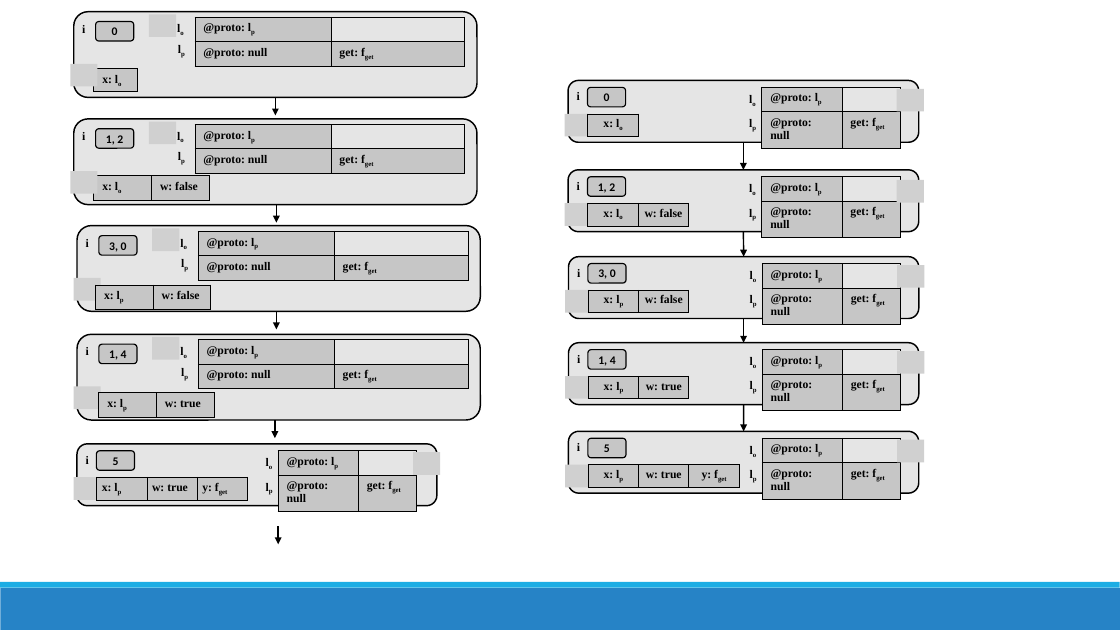
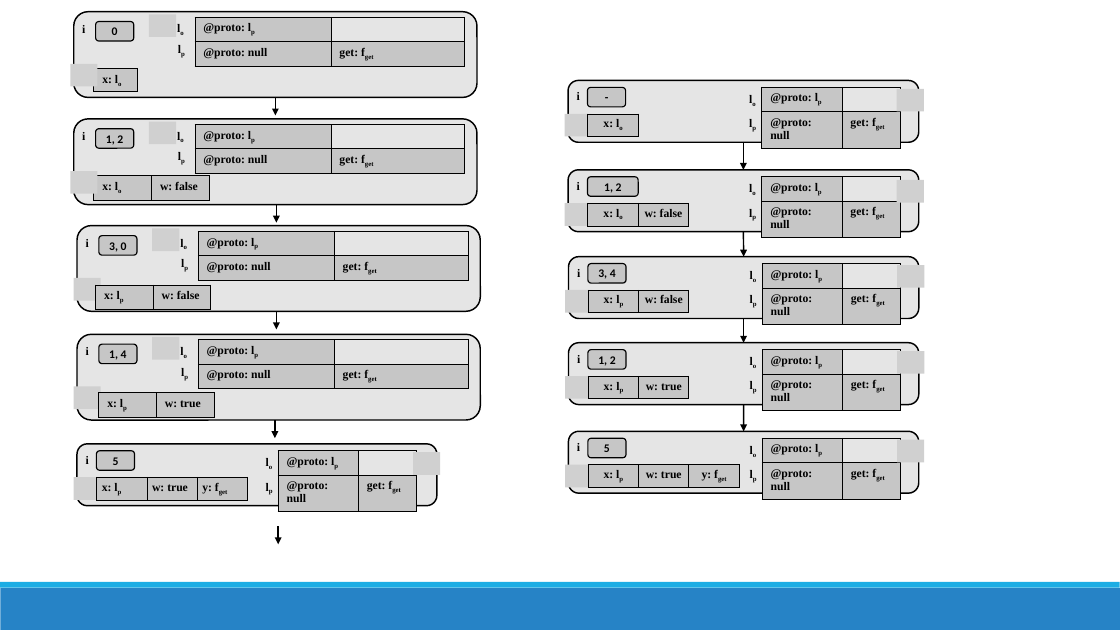
Before and after one commit to j3fsantos/IFlowJaVerT, a slide deck: slide 4 of papers/oopsla18/figures/PPTX.pptx. Drawn at 1120x630 pixels with LibreOffice and Linux fonts; fonts in the diff are those of the drawing; grey boxes stand for pictures. Boxes give left, top, right and bottom in pixels: in the first picture for what was removed or moved away, otherwise in the second. Text is boxed around its words. In the diff, an @@ line names an element or a change of style, - is before the commit and + after.

```diff
--- a/papers/oopsla18/figures/PPTX.pptx
+++ b/papers/oopsla18/figures/PPTX.pptx
@@ text in rounded rectangle at box(604, 93, 610, 101): text changed @@
-0
+-
@@ rounded rectangle "1, 2": place and size @@
-rounded rectangle "1, 2" at box(587, 176, 625, 196)
+rounded rectangle "1, 2" at box(587, 176, 638, 196)
@@ text in rounded rectangle at box(598, 269, 616, 279): text changed @@
-3, 0
+3, 4
@@ text in rounded rectangle at box(598, 356, 616, 366): text changed @@
-1, 4
+1, 2
```
Also in this commit, not shown: 3 other slides changed, 7 other files.
